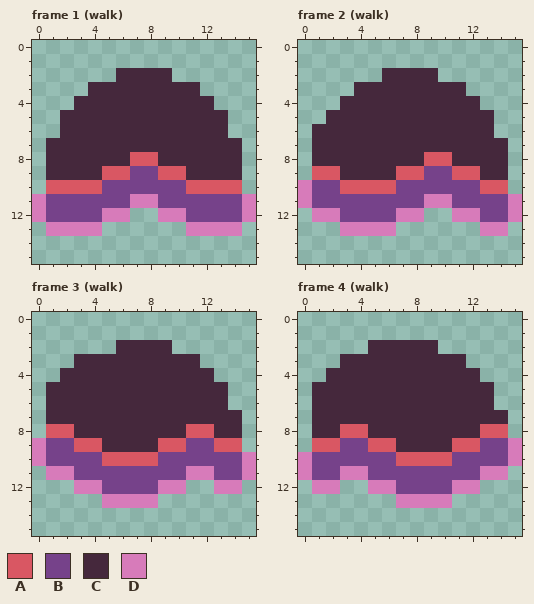
Two states of a pixel-art file, entities/enemies/slim/slim.aseprite. That is the earlier state.
16x16 pixels, 6 frames. Shown: frame 1 (walk), frame 2 (walk), frame 3 (walk), frame 4 (walk). The commit also changed other frames, which this record leaves out.
Palette (. is transparent): A #d95763  B #76428a  C #45283c  D #d77bba
And afterwards:
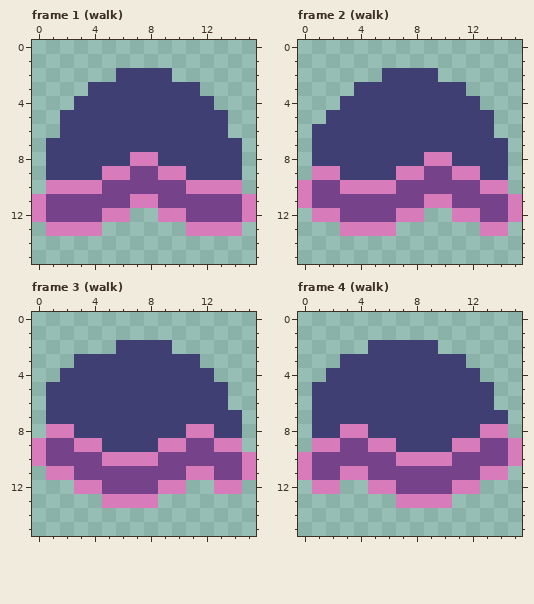
The edit:
colour C: #45283c -> #3f3f74
Frame 1 (walk):
y 8: x 7..8 AA -> DD
y 9: x 5..6 AA -> DD; x 9..10 AA -> DD
y 10: x 1..4 AAAA -> DDDD; x 11..14 AAAA -> DDDD
Frame 2 (walk):
y 8: x 9..10 AA -> DD
y 9: x 1..2 AA -> DD; x 7..8 AA -> DD; x 11..12 AA -> DD
y 10: x 3..6 AAAA -> DDDD; x 13..14 AA -> DD
Frame 3 (walk):
y 8: x 1..2 AA -> DD; x 11..12 AA -> DD
y 9: x 3..4 AA -> DD; x 9..10 AA -> DD; x 13..14 AA -> DD
y 10: x 5..8 AAAA -> DDDD
Frame 4 (walk):
y 8: x 3..4 AA -> DD; x 13..14 AA -> DD
y 9: x 1..2 AA -> DD; x 5..6 AA -> DD; x 11..12 AA -> DD
y 10: x 7..10 AAAA -> DDDD
